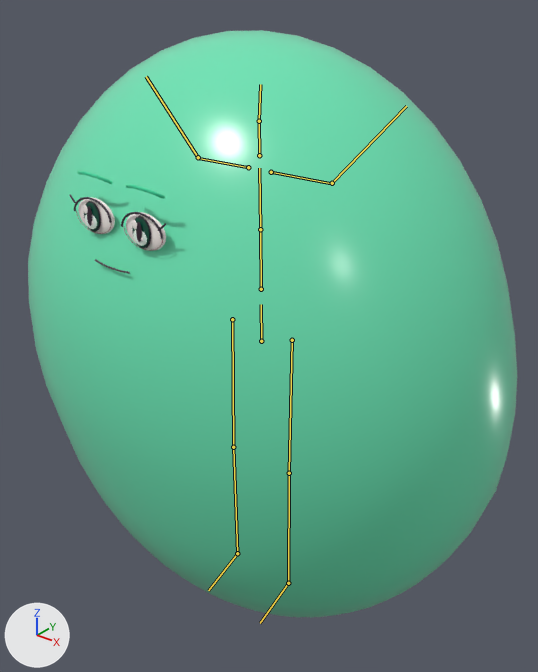
The glTF model output/anime-rigged-catalog-v3/gloop/model.glb as it was, and as the next commit left it.
Rendered twice from a camera (50 mm lens) standing at (0.986, -1.205, 1.558) and looking at (0.003, 0.024, 0.796). Arrows for +X, +Y and +Z are at lower left; the lights stay in place. The first picture is the older version. Both versions are drawn at frame 11 of the action 'level_up'; the numbers are the values there. The bones that change, and the others that lie on the model, are drawn over the model as lines.

The first picture shows 'Gloop.SkinnedMesh'.
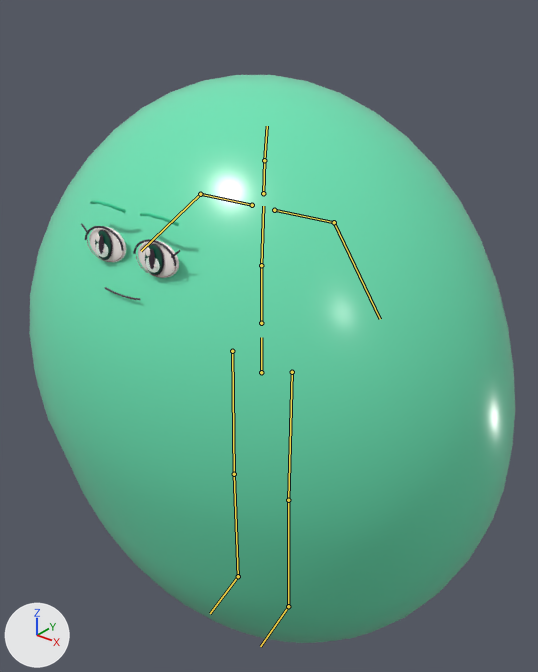
The edits, one by one:
Object 'Rig' (bone_rig_object) moves from (0.0, 0.0, 0.0) to (0.0, 0.0, -0.1).
Bone 'hips' (bone_hips) moves from (0.0, 0.0, 0.0) to (0.0, 0.017, 0.0).
Bone 'hips' (bone_hips) turns from (0, 0, 0) to (0, 2, 0) degrees about its own x, y and z.
Bone 'spine' (bone_spine) turns from (1, 0, 0) to (-1, 0, 0) degrees about its own x, y and z.
Bone 'chest' (bone_chest) turns from (0, 0, 0) to (-2, 0, 0) degrees about its own x, y and z.
Bone 'head' (bone_head) turns from (-3, 0, -2) to (-5, 0, 0) degrees about its own x, y and z.

Boxes [x1, y1, x2, y2] around the edits, measured in the pictures (538 x 672 px):
'Gloop.SkinnedMesh', posed: before [28, 30, 517, 617]; after [29, 75, 515, 643]
bone 'hips', root to tip: before (261, 341) to (261, 304); after (261, 372) to (261, 337)
bone 'spine', root to tip: before (261, 289) to (260, 229); after (261, 323) to (261, 265)
bone 'chest', root to tip: before (260, 229) to (259, 168); after (261, 265) to (263, 206)
bone 'head', root to tip: before (259, 121) to (260, 84); after (264, 160) to (267, 126)
